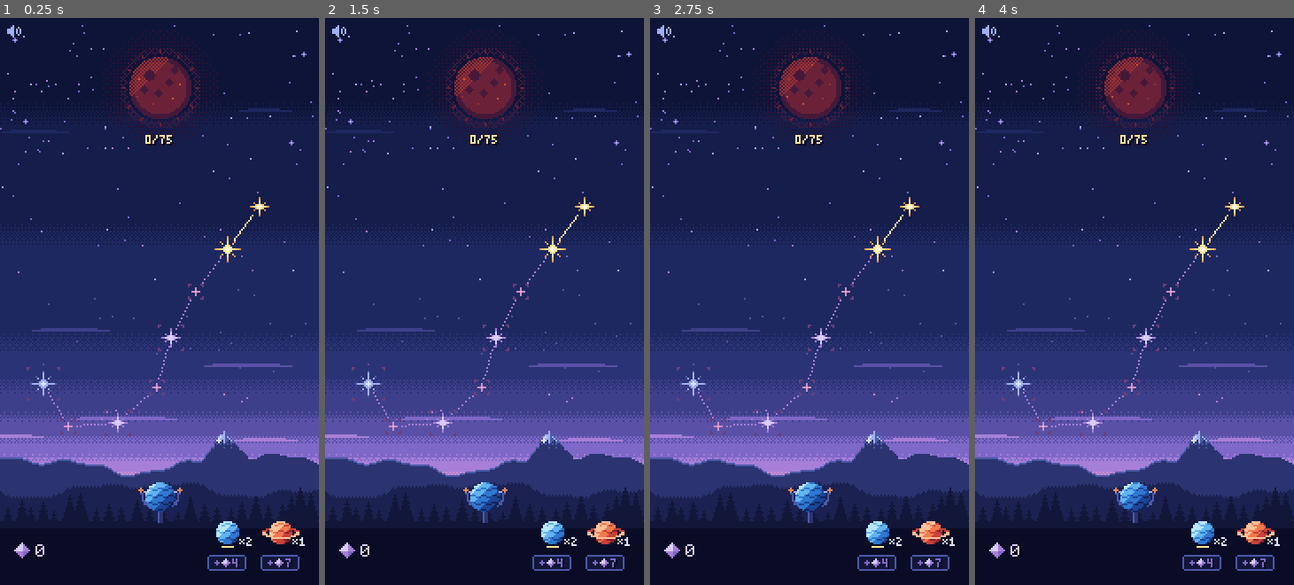
Above: before the commit, frames 1-4 (left to right).
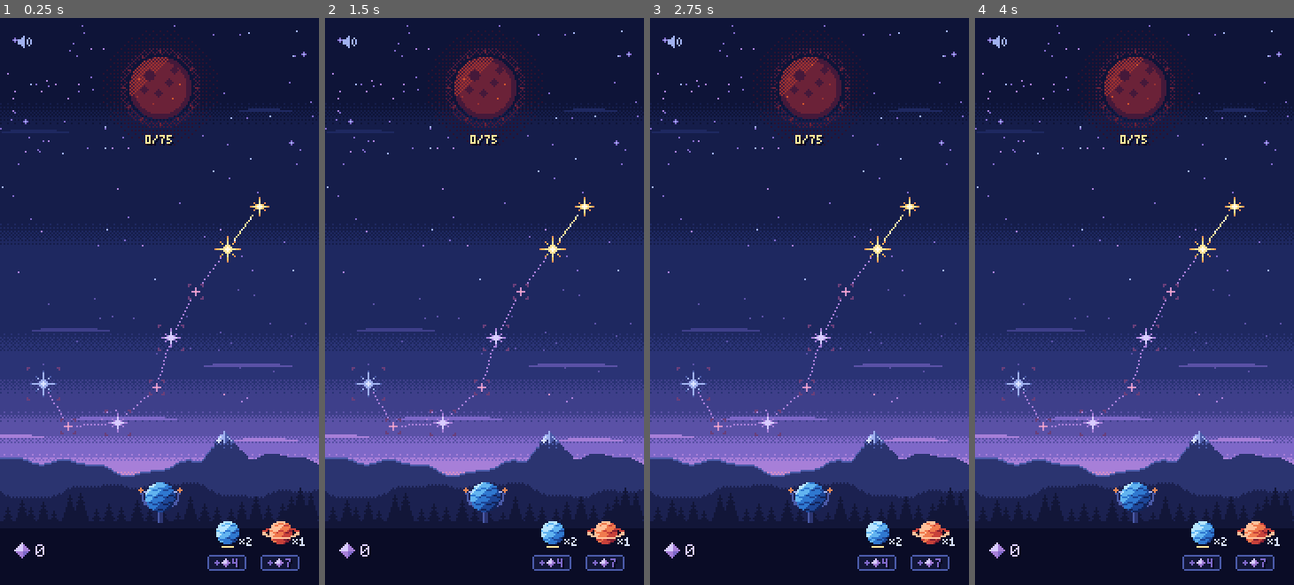
Above: after the commit, the same moments.

Repository: mrafael1/DustInSpace
Game: Godot game, scene res://game/scenes/main.tscn
The game is run twice, just before and just after one commit, with the same random seed, the same clock (stepped at 60 frames per second) and the same inputs.
Inputs (mouse positions are in pixels of both pictures, inside the frame that each line leads up to):
- Up to frame 1 (0.25 s): no input
- Up to frame 2 (1.5 s): tap Enter at 0.5 s; move the mouse to (554, 273) at 0.52 s; hold Shift 0.53-1.25 s; click (554, 273) at 0.67 s; drag from (420, 329) to (468, 414) at 1.27 s
- Up to frame 3 (2.75 s): move the mouse to (841, 176) at 2.02 s; tap Ctrl at 2.1 s; click (841, 176) at 2.17 s
- Up to frame 4 (4 s): drag from (1118, 414) to (1038, 216) at 2.77 s; move the mouse to (1230, 386) at 3.52 s; tap B at 3.6 s; click (1230, 386) at 3.67 s

The runs differ from the first frame. In frame 1, less than 0.1% of the frame differs, in the area x 2-10%, y 1-6%; in frame 2, less than 0.1%; in frame 3, less than 0.1%; in frame 4, less than 0.1%.

Commit message:
fix: move the speaker 10 px in from the corner, clear of rounded screen corners
Mobile playtest: at 4 px a phone's rounded corner clipped the icon. Its tap
target moves with it.

Co-Authored-By: Claude Opus 5.5 <noreply@anthropic.com>
Claude-Session: https://claude.ai/code/session_01ASnDPR9SCSabzXswq9efCT

Diff:
--- a/game/ui/hud.gd
+++ b/game/ui/hud.gd
@@ -30,7 +30,8 @@
 const SLOT_Y: int = 290
 ## Where the speaker, the dust icon and the dust counter sit on a 9:16 screen (fit_screen moves
 ## them to the real screen's corners).
-const SOUND_AT := Vector2i(4, 4)
+## The speaker sits 10 px in from the corner: a phone's rounded corner clipped it at 4 px.
+const SOUND_AT := Vector2i(10, 10)
 const DUST_ICON_AT := Vector2i(12, 300)
 const DUST_AT := Vector2i(20, 297)
 const LIGHT_AT := Vector2i(60, 66)
--- a/game/ui/hud.tscn
+++ b/game/ui/hud.tscn
@@ -32,5 +32,5 @@
 [node name="Slots" type="Node2D" parent="."]
 
 [node name="SoundIcon" type="Node2D" parent="."]
-position = Vector2(4, 4)
+position = Vector2(10, 10)
 script = ExtResource("3_sound_icon")
--- a/game/ui/sound_toggle.gd
+++ b/game/ui/sound_toggle.gd
@@ -9,7 +9,7 @@
 signal toggled
 
 ## The speaker's tap target on the 180x320 screen: the HUD's SoundIcon position + SoundIcon.TARGET.
-const TARGET := Rect2i(0, 0, 22, 22)
+const TARGET := Rect2i(6, 6, 22, 22)
 
 ## Where the game's screen sits in the window (ScreenZones.game_offset; Main sets it).
 var screen_offset: Vector2i = Vector2i.ZERO
